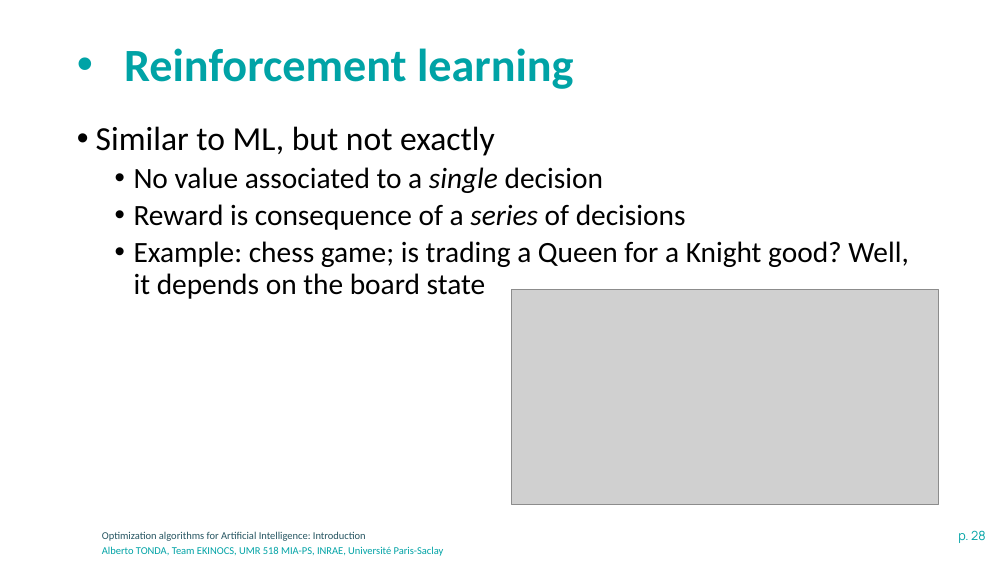
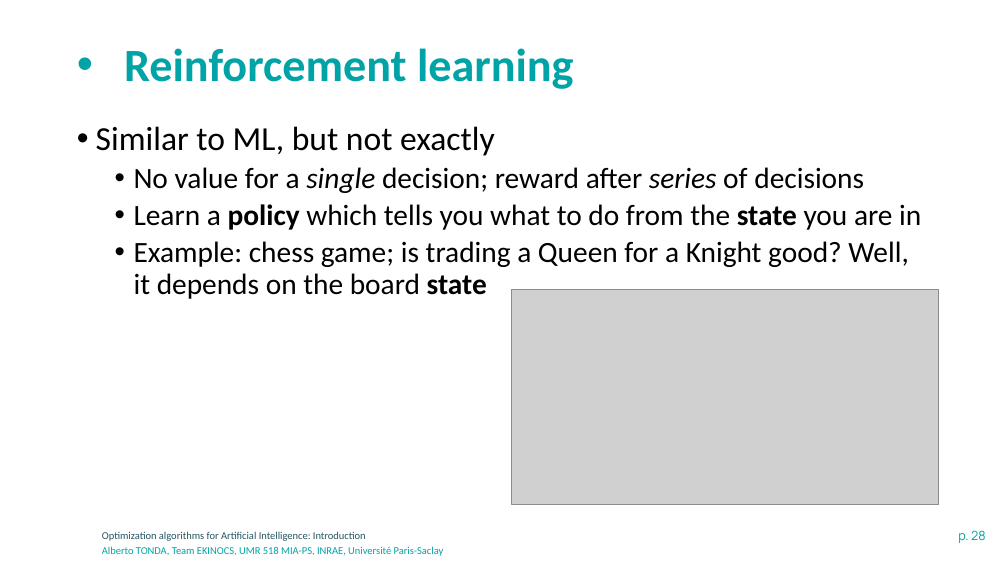
Before and after one commit to albertotonda/teaching, a slide deck: slide 28 of optimization-methods-for-artificial-intelligence/introduction.pptx. Drawn at 1008x567 pixels with LibreOffice and Linux fonts; fonts in the diff are those of the drawing; grey boxes stand for pictures; background and template pictures are left out. Boxes give left, top, right and bottom in pixels: in the first picture for what was removed or moved away, otherwise in the second. Text is boxed around its words. In the diff, an @@ line names an element or a change of style, - is before the commit and + after.

```diff
--- a/optimization-methods-for-artificial-intelligence/introduction.pptx
+++ b/optimization-methods-for-artificial-intelligence/introduction.pptx
@@ text at [134,167,921,230]: text changed @@
-  • No value associated to a single decision
-  • Reward is consequence of a series of decisions
+  • No value for a single decision; reward after series of decisions
+  • Learn a policy which tells you what to do from the state you are in
@@ text at [134,241,908,299]: bold on in "state" @@
```
Also in this commit, not shown: 2 other slides changed, 15 other files.
